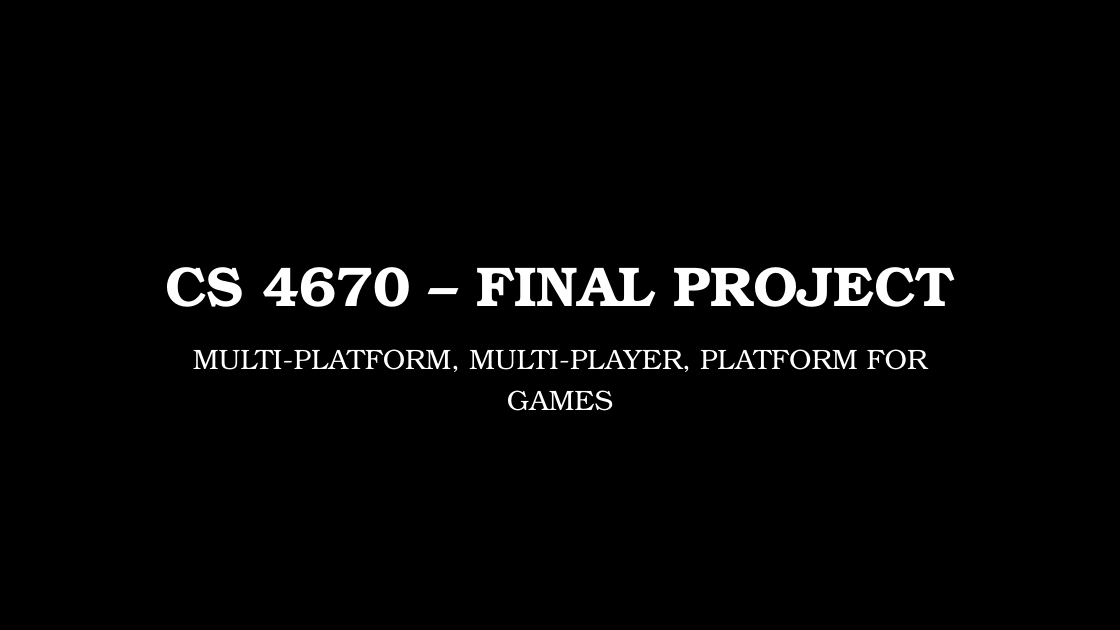
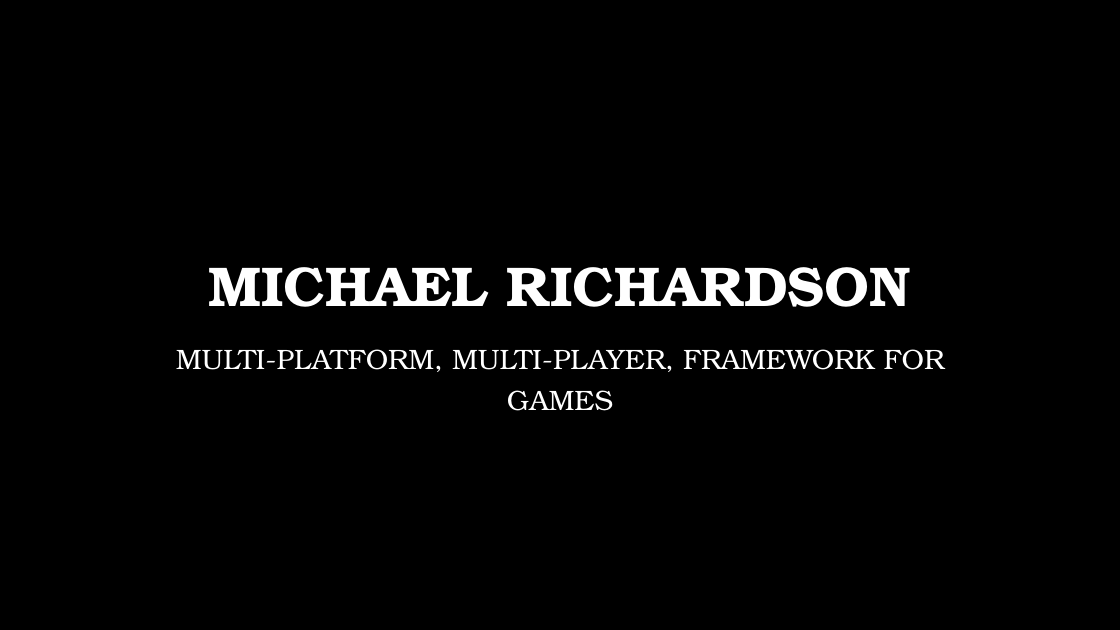
Before and after one commit to DragonRider0o0/CS-4670-Project, a slide deck: slide 1 of CS 4670 – Final Project.pptx. Drawn at 1120x630 pixels with LibreOffice and Linux fonts; fonts in the diff are those of the drawing; background and template pictures are left out. Boxes give left, top, right and bottom in pixels: in the first picture for what was removed or moved away, otherwise in the second. Text is boxed around its words. In the diff, an @@ line names an element or a change of style, - is before the commit and + after.

```diff
--- a/CS 4670 – Final Project.pptx
+++ b/CS 4670 – Final Project.pptx
@@ title at [209,267,911,307]: text changed @@
-CS 4670 – FINAL PROJECT
+MICHAEL RICHARDSON
@@ subtitle at [176,349,945,411]: text changed @@
-MULTI-PLATFORM, MULTI-PLAYER, PLATFORM FOR GAMES
+MULTI-PLATFORM, MULTI-PLAYER, FRAMEWORK FOR GAMES
```
Also in this commit, not shown: 3 other slides changed, 15 slides added, 6 other files.
